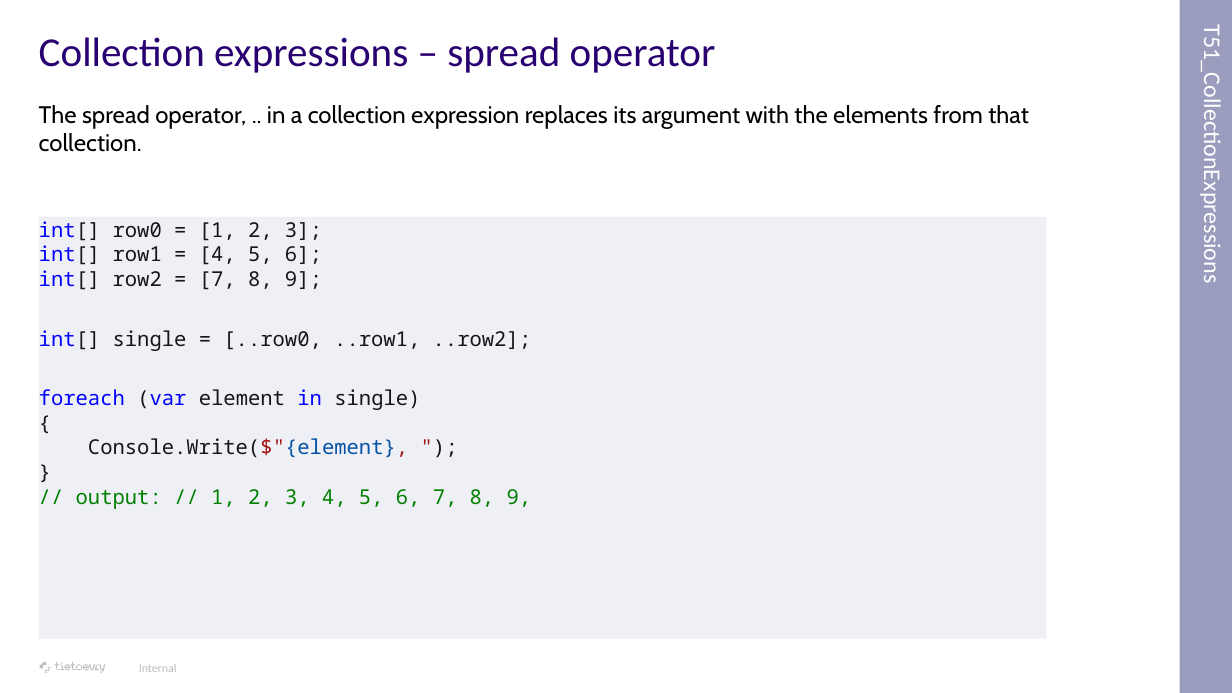
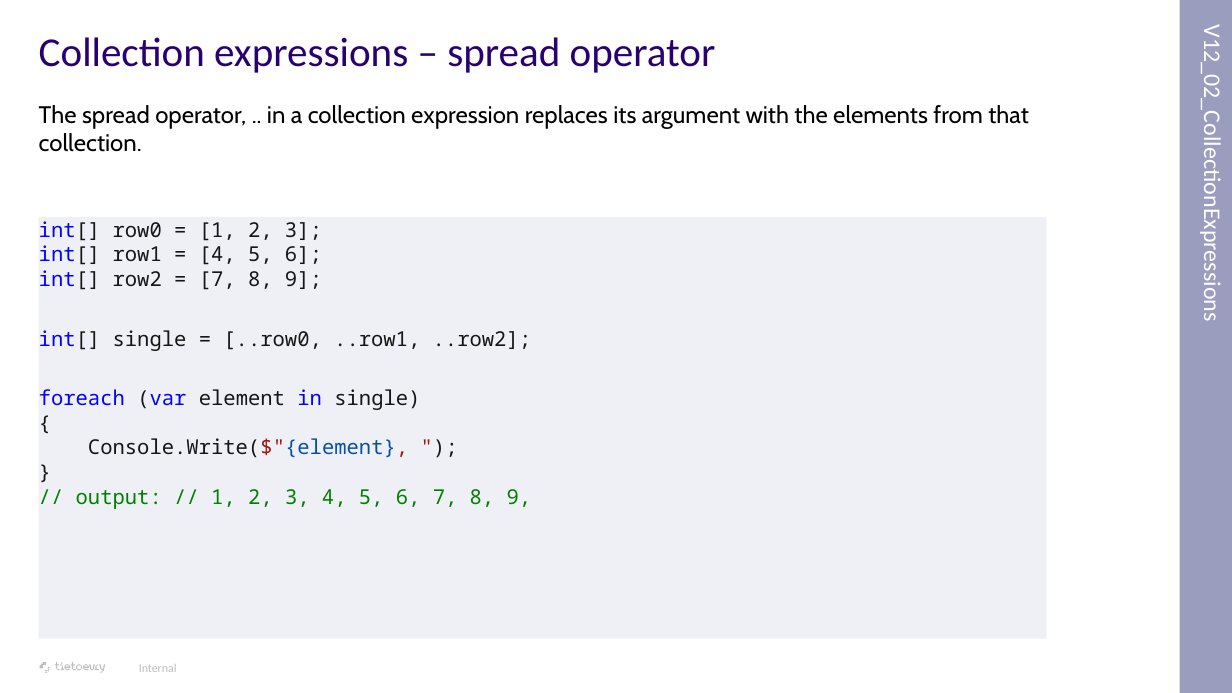
Before and after one commit to tomas-frankl/CSharpNewFeatures, a slide deck: slide 44 of Doc/New C# features.pptx. Drawn at 1232x693 pixels with LibreOffice and Linux fonts; fonts in the diff are those of the drawing; background and template pictures are left out. Boxes give left, top, right and bottom in pixels: in the first picture for what was removed or moved away, otherwise in the second. Text is boxed around its words. In the diff, an @@ line names an element or a change of style, - is before the commit and + after.

```diff
--- a/Doc/New C# features.pptx
+++ b/Doc/New C# features.pptx
@@ text in rectangle at [1198,54,1227,310]: text changed @@
-T51_CollectionExpressions
+V12_02_CollectionExpressions
```
Also in this commit, not shown: 34 other slides changed, 45 other files.
